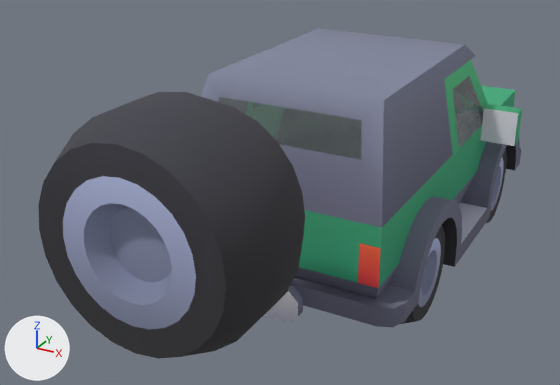
The glTF model public/assets/models/vehicles/suv.glb, before and after one commit.
Camera for both pictures: a 50 mm camera at (2.58, -6.38, 3.64) aimed at (-0.39, -0.98, 0.95). The lights are fixed; the arrows at lower left show +X, +Y and +Z. The first picture is the older version. Where no turn or scale is listed for an object, it has been applied to the vertices.

In view in the first picture: 'body', 'wheel-back', 'wheel-back-right', 'wheel-front-right'.
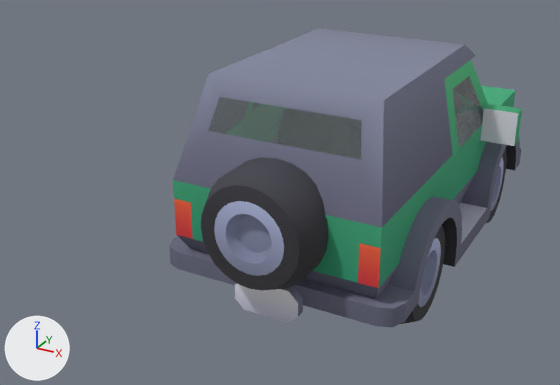
Boxes [x1, y1, x2, y2] around the edits, measured in the pictures (560 x 385 px):
'wheel-back', moved, turned
    before: [38, 92, 305, 359]
    after: [201, 157, 329, 291]

Patch to the scene script:
```diff
--- a/public/assets/models/vehicles/suv.glb.py
+++ b/public/assets/models/vehicles/suv.glb.py
@@ ob_wheel_back @@
 ob_wheel_back = bpy.data.objects.new('wheel-back', me_wheel_back)
-ob_wheel_back.parent = ob_body
-ob_wheel_back.location = (0.0, 1.68, 0.8)
+ob_wheel_back.location = (0.0, -1.68, 1.12)
+ob_wheel_back.rotation_euler = (0.0, 0.0, 3.142)  # degrees (0, 0, 180)
 ob_wheel_back.scale = (1.6, 1.6, 1.6)
```
